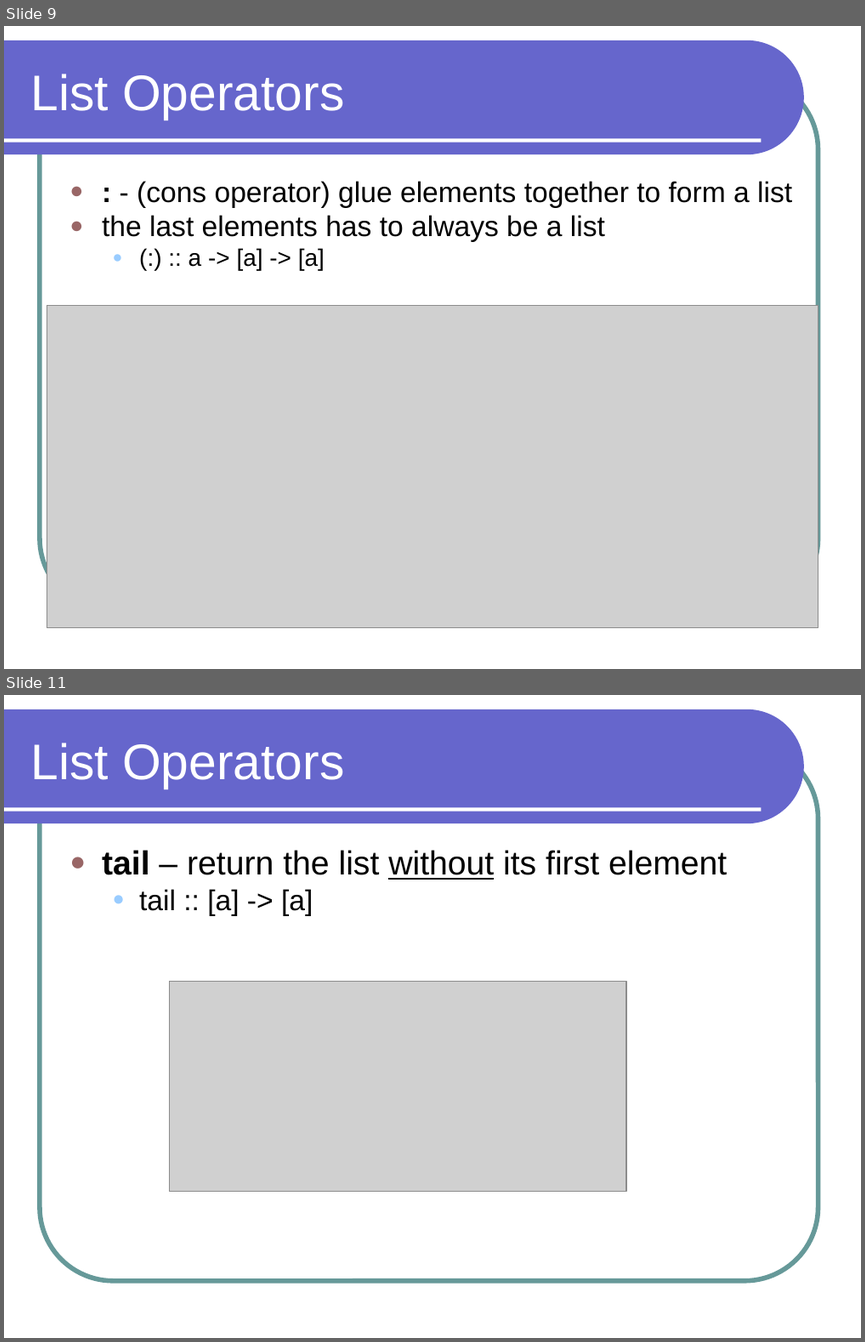
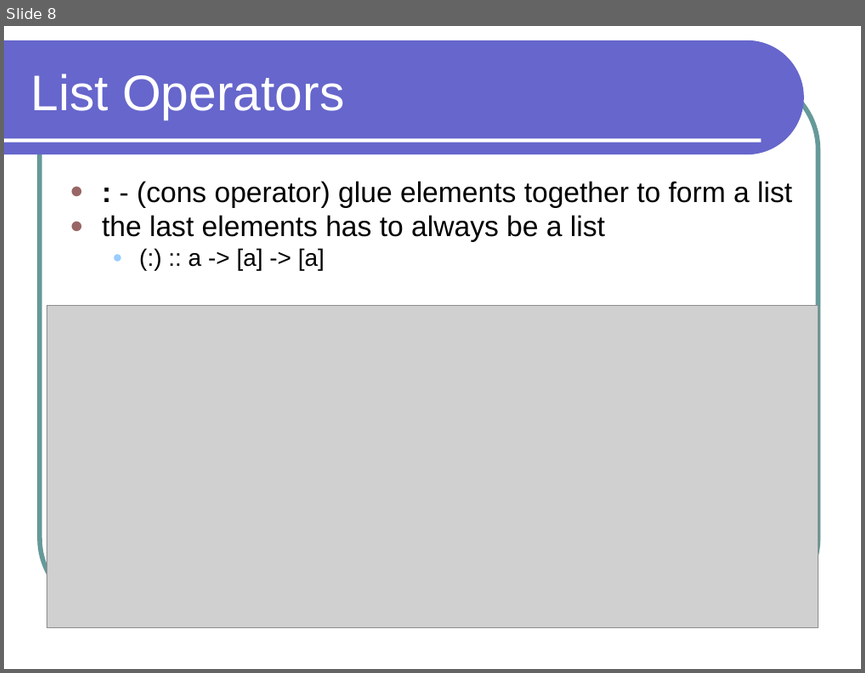
Before and after one commit to lutzhamel/CSC301, a slide deck: notes/csc301-ln014.ppt. Shown one above the other, each under a label of ours: slides 9 and 11 before the commit, slide 8 after it; the slides between them are not shown. The pictures are 865x1342 and 865x673 pixels, drawn with LibreOffice and Linux fonts; fonts in the diff are those of the drawing; grey boxes stand for pictures. Boxes give left, top, right and bottom in pixels: in the first picture for what was removed or moved away, otherwise in the second. Text is boxed around its words. In the diff, an @@ line names an element or a change of style, - is before the commit and + after.

```diff
--- a/notes/csc301-ln014.ppt
+++ b/notes/csc301-ln014.ppt
@@ slide 11 removed at [4,695,861,1338], background #FFFFFF; not listed: 3 template elements that a slide beside it also shows @@
@@ title removed at [31,743,344,789] @@
-List Operators
@@ text removed at [102,850,726,916] @@
-● tail – return the list without its first element
-  ● tail :: [a] -> [a]
@@ picture removed at [170,981,626,1191] @@
@@ what was slide 9 is now slide 8 @@
```
Also in this commit, not shown: 1 slide changed, 2 other slides removed, 4 other files.
